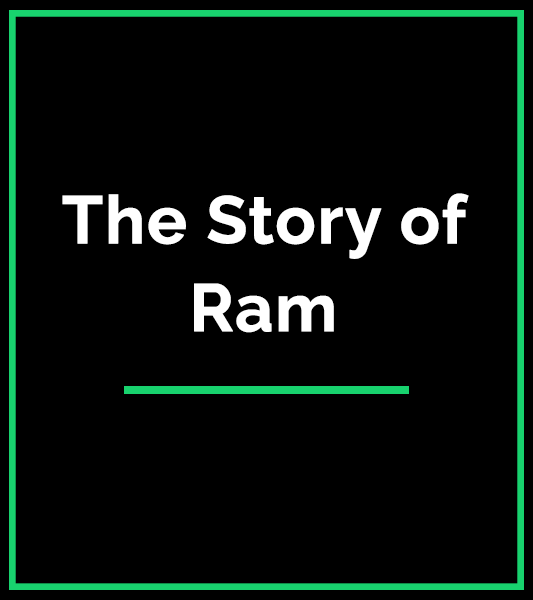
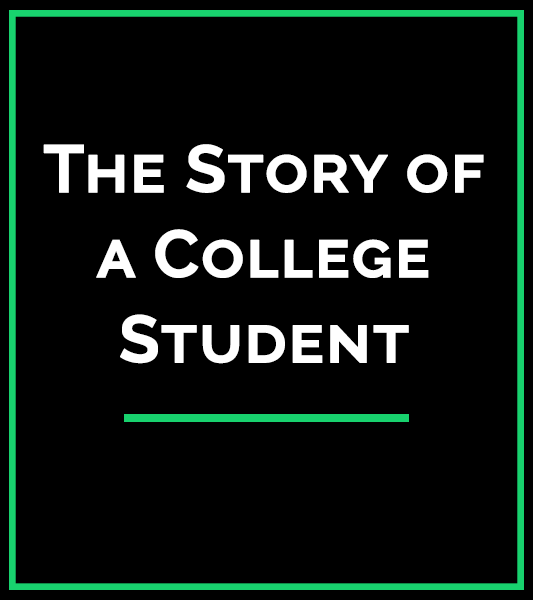
Before/after of a w=533, h=600 layered artwork. What changed in the layer stack:
painted on "Rectangle 1" over [124, 386, 409, 422]
renamed "The Story of Ram" to "The Story of a College Student", painted on it over [43, 144, 484, 364]
